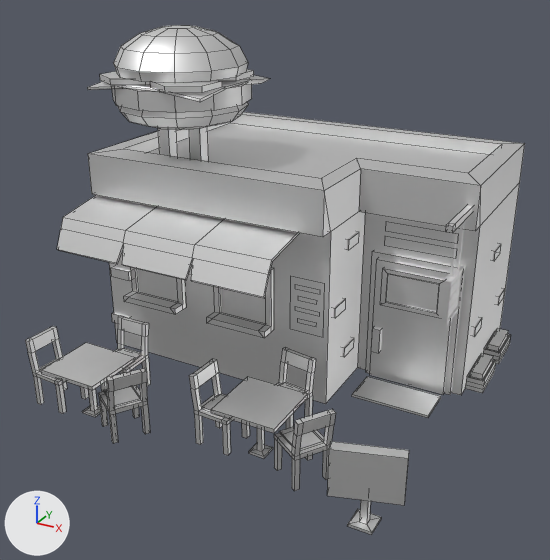
An edit to the FBX model Assets/Plugins/CartoonTown-LowPolyAssets/Models/Buildings/Shops/Restaurant_Shop.fbx, drawn before and after from the same camera.
Camera for both pictures: a 50 mm lens placed at (5.03, -9.52, 6.29), pointed at (-0.01, -0.36, 1.7). The axes (+X, +Y, +Z) are drawn at lower left. The lights are the same throughout. The older version comes first. Mesh edges are drawn as thin lines on the coarser meshes. Where no turn or scale is listed for an object, it has been applied to the vertices.

Names of what the first picture shows: 'Restaurant_Shop', 'Sign-Door', 'Sign-Front'.
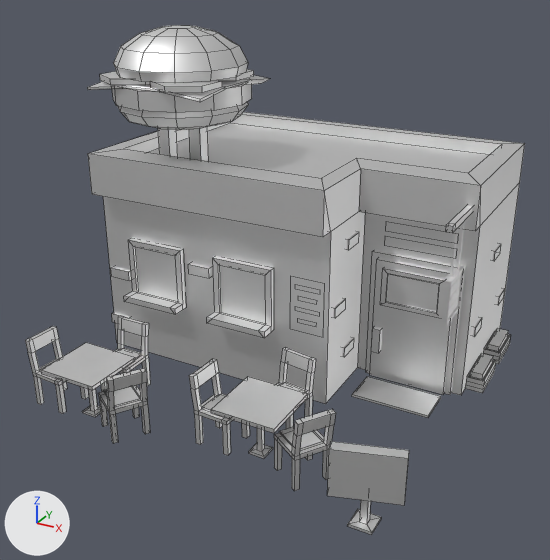
Location of each change, (x1, y1, x2, y2) in pixels of the pictures (550 x 560 px):
```json
{"part": 1, "of": "me_cube_002", "change": "deleted", "before": [57, 195, 299, 299]}
```

Edits to the scene script, one JSON object a line:
```json
{"block": "me_cube_002", "where": "# used by ob_restaurant_shop; location = (0.0, 0.0, 0.0)"}
{"op": "remove", "block": "me_cube_002", "code": "me_cube_002.from_pydata(...)  # 1197 vertices, 971 faces; spans x -3.24..2.99, y -2.98..3.02, z 0.0..5.19"}
{"op": "add", "block": "me_cube_002", "code": "me_cube_002.from_pydata(...)  # 1169 vertices, 940 faces; spans x -3.24..2.99, y -2.98..3.02, z 0.0..5.19"}
{"block": "me_cube_002", "change": "me_cube_002 part 1"}
{"block": "me_cube_002", "change": "28 vertices are removed from x -2.98..0.58, y -1.75..-1.52, z 2.09..2.56"}
{"block": "me_cube_002", "change": "31 faces are deleted"}
```
